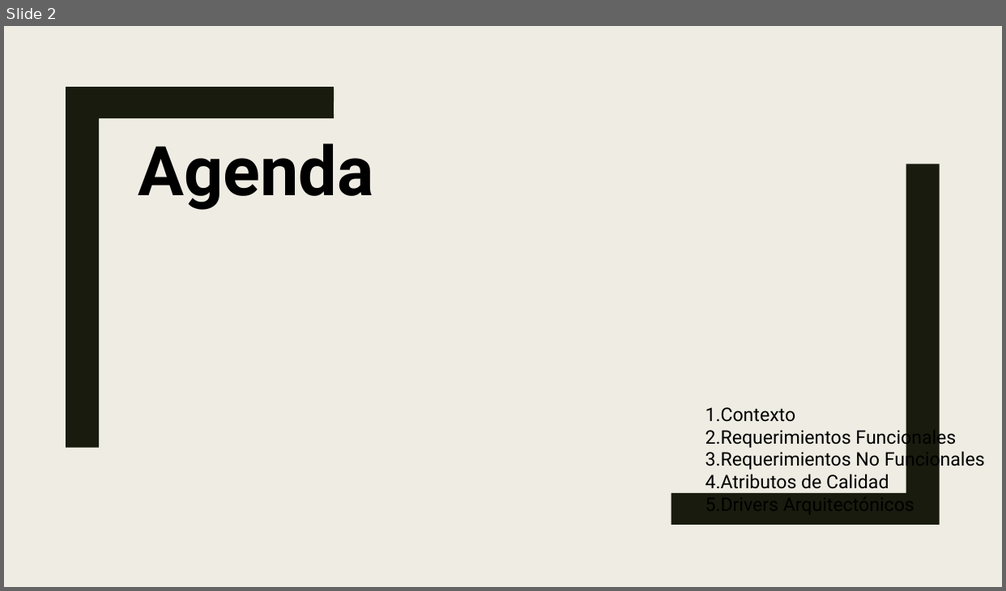
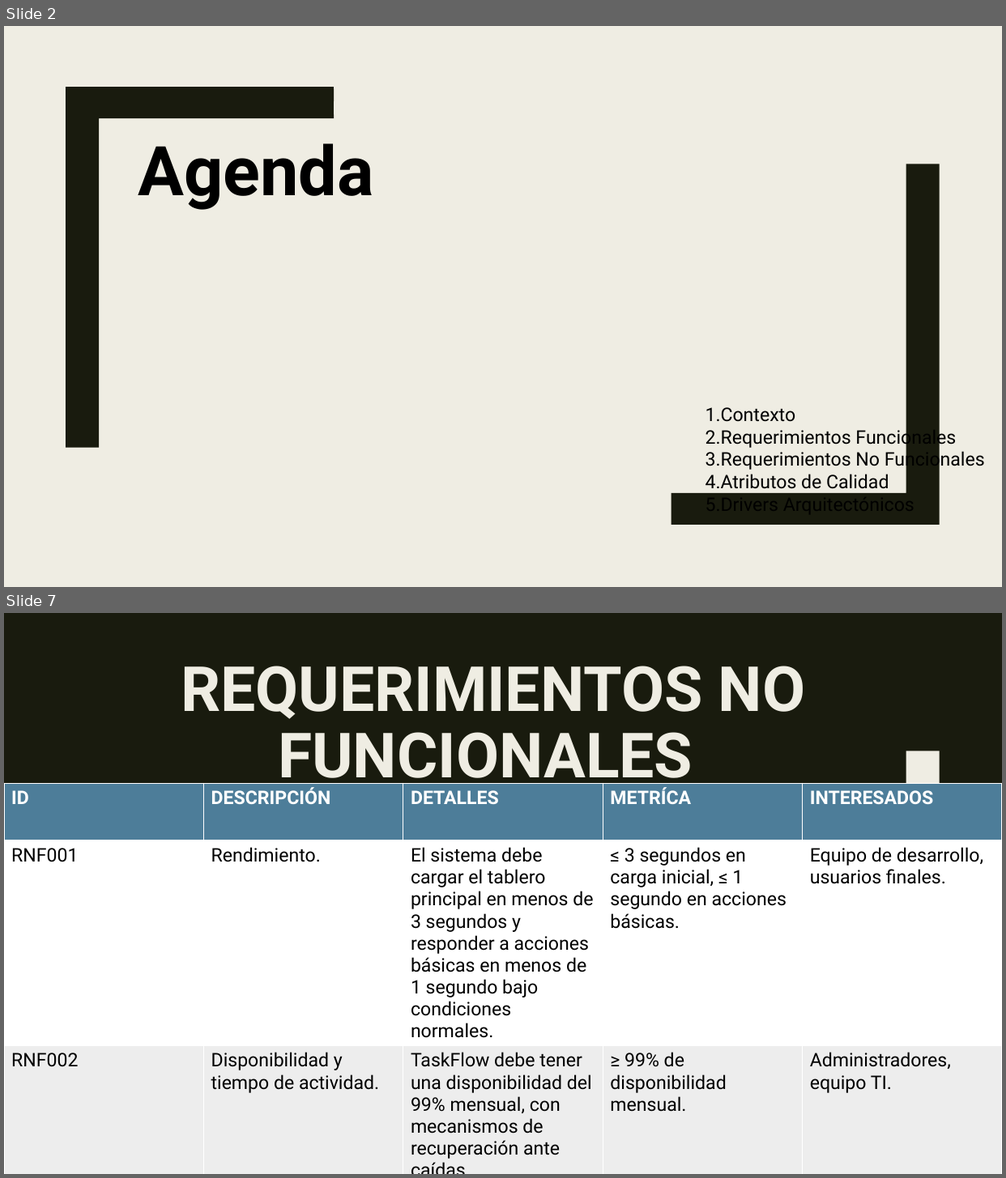
Before and after one commit to Jucer74/SoftwareArchitecture, a slide deck: Project/Context/taskflow.contex.pptx. Shown one above the other, each under a label of ours: slide 2 before the commit, slides 2 and 7 after it; the slides between them are not shown. The pictures are 1006x591 and 1006x1178 pixels, drawn with LibreOffice and Linux fonts; fonts in the diff are those of the drawing. Boxes give left, top, right and bottom in pixels: in the first picture for what was removed or moved away, otherwise in the second. Text is boxed around its words. In the diff, an @@ line names an element or a change of style, - is before the commit and + after.

```diff
--- a/Project/Context/taskflow.contex.pptx
+++ b/Project/Context/taskflow.contex.pptx
@@ slide 7 added at (4,613,1002,1174), background #191B0E @@
@@ title added at (181,666,806,792), 60 pt, text #EFEDE3, bold @@
+REQUERIMIENTOS NO FUNCIONALES
@@ freeform shape added at (671,751,940,1112), fill #EFEDE3 @@
@@ table added at (4,783,1002,1162), 3 rows, 5 columns @@
+ID | DESCRIPCIÓN | DETALLES | METRÍCA | INTERESADOS
+RNF001 | Rendimiento. | El sistema debe cargar el tablero principal en menos de 3 segundos y responder a acciones básicas en menos de 1 segundo bajo condiciones normales. | ≤ 3 segundos en carga inicial, ≤ 1 segundo en acciones básicas. | Equipo de desarrollo, usuarios finales.
+RNF002 | Disponibilidad y tiempo de actividad. | TaskFlow debe tener una disponibilidad del 99% mensual, con mecanismos de recuperación ante caídas. | ≥ 99% de disponibilidad mensual. | Administradores, equipo TI.
```
Also in this commit, not shown: 2 slides changed, 7 other slides added.
